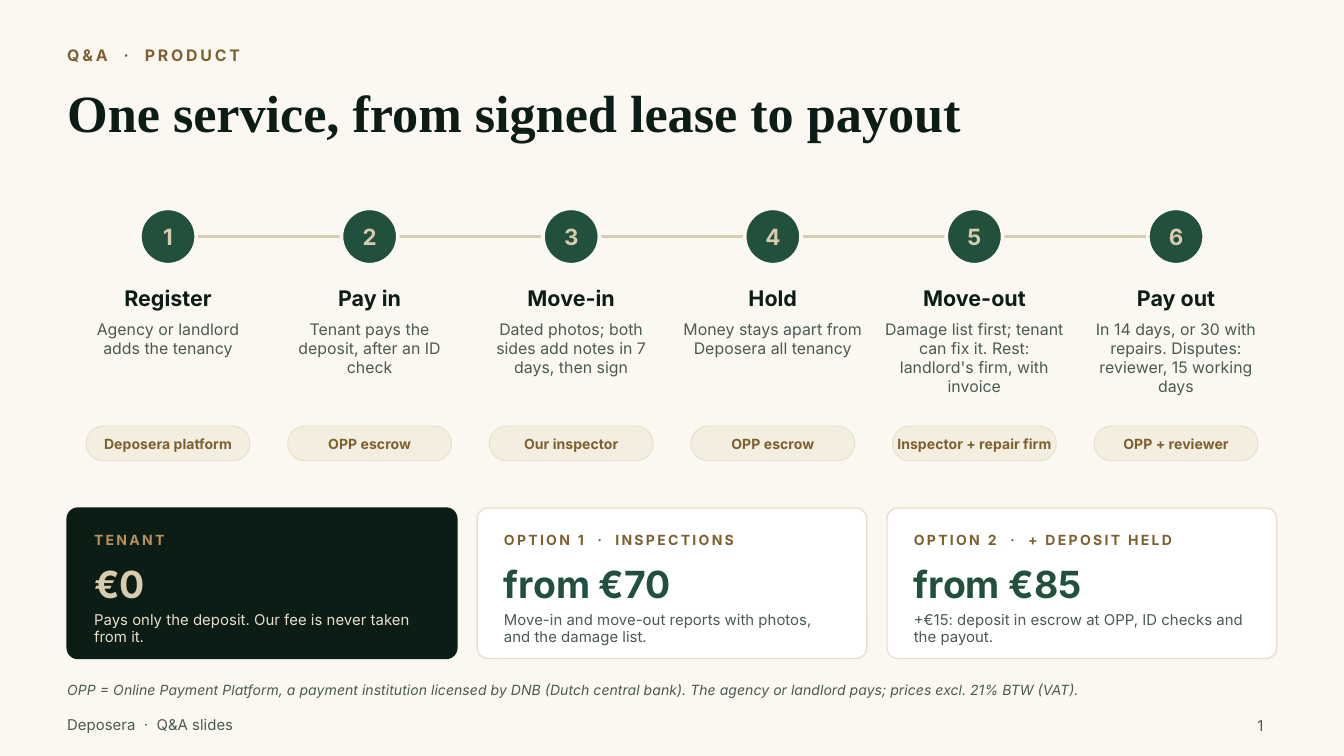
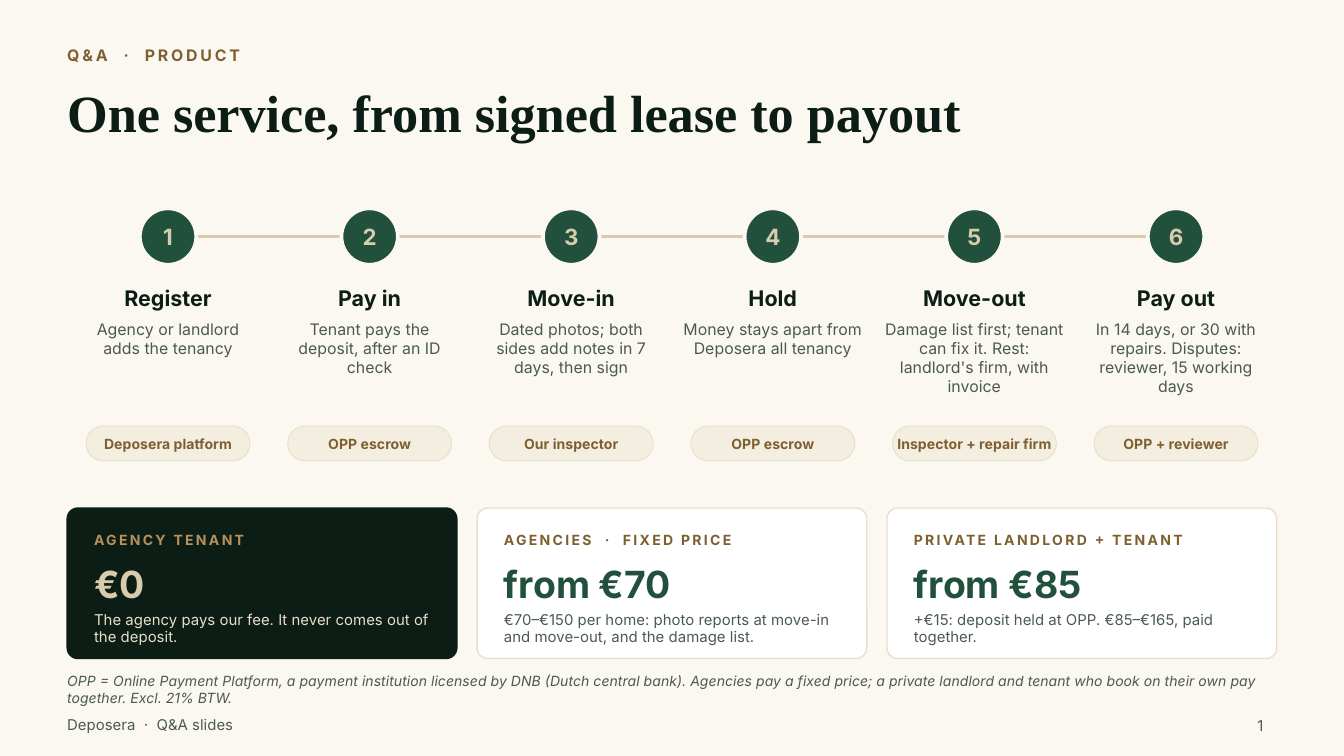
Before and after one commit to francis823/Deposera, a slide deck: slide 1 of booth/qa-slides/Deposera-QA-slides.pptx. Drawn at 1344x756 pixels with LibreOffice and Linux fonts; fonts in the diff are those of the drawing; background and template pictures are left out. Boxes give left, top, right and bottom in pixels: in the first picture for what was removed or moved away, otherwise in the second. Text is boxed around its words. In the diff, an @@ line names an element or a change of style, - is before the commit and + after.

```diff
--- a/booth/qa-slides/Deposera-QA-slides.pptx
+++ b/booth/qa-slides/Deposera-QA-slides.pptx
@@ text at (94, 535, 164, 545): text changed @@
-TENANT
+AGENCY TENANT
@@ text at (504, 534, 734, 545): text changed @@
-OPTION 1 · INSPECTIONS
+AGENCIES · FIXED PRICE
@@ text at (914, 534, 1172, 545): text changed @@
-OPTION 2 · + DEPOSIT HELD
+PRIVATE LANDLORD + TENANT
@@ text at (94, 613, 428, 645): text changed @@
-Pays only the deposit. Our fee is never taken from it.
+The agency pays our fee. It never comes out of the deposit.
@@ text at (504, 614, 829, 645): text changed @@
-Move-in and move-out reports with photos, and the damage list.
+€70–€150 per home: photo reports at move-in and move-out, and the damage list.
@@ text at (914, 614, 1213, 645): text changed @@
-+€15: deposit in escrow at OPP, ID checks and the payout.
++€15: deposit held at OPP. €85–€165, paid together.
@@ text at (67, 674, 1256, 706): text changed @@
-OPP = Online Payment Platform, a payment institution licensed by DNB (Dutch central bank). The agency or landlord pays; prices excl. 21% BTW (VAT).
+OPP = Online Payment Platform, a payment institution licensed by DNB (Dutch central bank). Agencies pay a fixed price; a private landlord and tenant who book on their own pay together. Excl. 21% BTW.
```
Also in this commit, not shown: 1 other slide changed, 2 other files.
